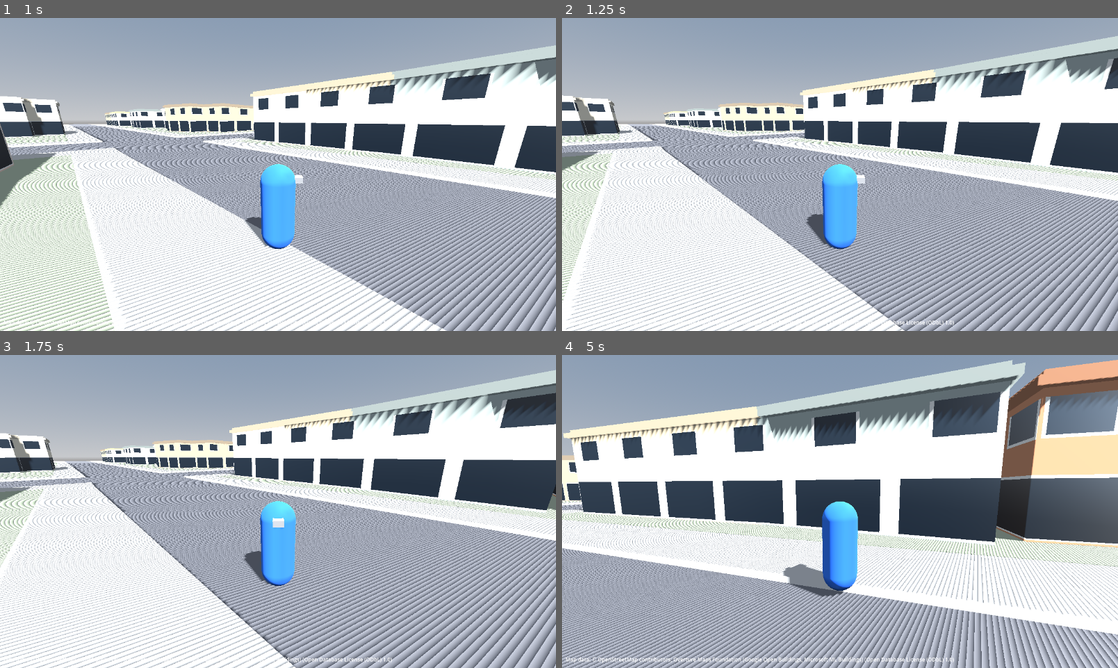
Above: before the commit, frames 1-4 (two rows, left to right).
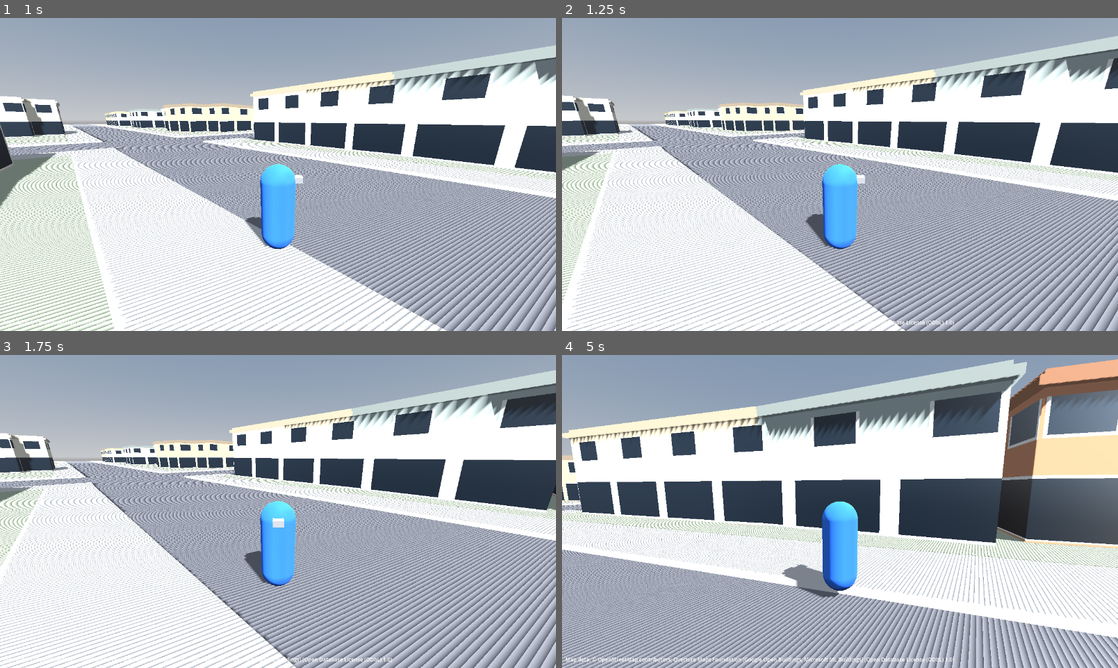
Above: after the commit, the same moments.

Repository: facundouferer/resistencia
Game: Godot game, scene res://scenes/main/main.tscn
Same seed, same stepped clock (60 frames per second), same inputs: the game is played once before the commit and once after it.
Inputs (mouse positions are in pixels of both pictures, inside the frame that each line leads up to):
- Up to frame 1 (1 s): tap Enter at 0.5 s; move the mouse to (400, 158) at 0.52 s; hold D (move_right) from 0.53 s (still down); hold Shift (run) from 0.53 s (still down)
- Up to frame 2 (1.25 s): keep holding D (move_right); keep holding Shift (run)
- Up to frame 3 (1.75 s): move the mouse to (166, 527) at 1.27 s; release D (move_right) at 1.28 s; release Shift (run) at 1.28 s; hold S (move_back) from 1.28 s (still down); click (166, 527) at 1.35 s; tap Shift (run) at 1.55 s
- Up to frame 4 (5 s): move the mouse to (851, 505) at 2.02 s; release S (move_back) at 2.03 s; hold Shift (run) 2.03-2.78 s; hold W (move_forward) from 2.03 s (still down); move the mouse to (834, 517) at 2.77 s; tap Shift (run) at 2.85, 3.8, 4.35 s; move the mouse to (878, 514) at 3.52 s; press the mouse at (878, 514) at 3.53 s; move the mouse to (795, 508) at 4.27 s; release the mouse at (795, 508) at 4.28 s

Frame 1 is identical in both runs. In frame 2, 5.4% of the frame differs, in the area x 0-100%, y 5-100%; in frame 3, 2.2%; in frame 4, 27%, in the area x 0-100%, y 1-100%.

Commit message:
fix(player): step down from the kerb edge
- Release floor snapping when resting on an edge and moving towards its low side
- Regression tests: kerb-edge sweep around every block, descend matrix, corners and shallow angles

Diff:
--- a/scripts/player/player_controller.gd
+++ b/scripts/player/player_controller.gd
@@ -15,10 +15,13 @@
 const STEP_PROBE_LIFT := 0.02
 const GROUND_PROBE_DEPTH := 0.1
 const STEP_MIN_HEIGHT := 0.03
+## Floor normals less vertical than this mean the body rests on an edge.
+const EDGE_NORMAL_Y := 0.999
 @export var camera_path: NodePath = ^"CameraPivot"
 @export var visual_path: NodePath = ^"Visual"
 
 var _gravity: float = ProjectSettings.get_setting("physics/3d/default_gravity")
+@onready var _default_floor_snap := floor_snap_length
 
 @onready var _camera: CameraController = get_node(camera_path)
 @onready var _visual: Node3D = get_node(visual_path)
@@ -37,6 +40,7 @@
 	velocity.x = horizontal.x
 	velocity.z = horizontal.z
 	var stepped := _try_step_up(direction * speed * delta)
+	_release_edge_snap(direction)
 	move_and_slide()
 	if stepped:
 		# Land on top of the step instead of floating for a few frames.
@@ -79,3 +83,17 @@
 		return false  # still blocked: a wall, not a step
 	global_position += up
 	return true
+
+
+## A capsule standing on a curb edge reports a tilted floor normal and floor
+## snapping keeps pulling it back onto the edge, so the player cannot step
+## down. When moving towards the side the edge falls to, snapping is turned
+## off for this frame and gravity takes the body down.
+func _release_edge_snap(direction: Vector3) -> void:
+	floor_snap_length = _default_floor_snap
+	if not is_on_floor() or direction.length_squared() < 1e-6:
+		return
+	var normal := get_floor_normal()
+	var downhill := Vector2(normal.x, normal.z)
+	if normal.y < EDGE_NORMAL_Y and downhill.dot(Vector2(direction.x, direction.z)) > 0.0:
+		floor_snap_length = 0.0
--- a/tests/run_tests.gd
+++ b/tests/run_tests.gd
@@ -42,6 +42,8 @@
 	await _test_walk_every_sidewalk()
 	await _test_step_from_roadway_onto_sidewalk()
 	await _test_curb_climb_matrix()
+	await _test_curb_descend_matrix()
+	await _test_step_down_from_curb_edge()
 	await _test_buildings_block_the_player()
 	await _test_tree_trunk_blocks_the_player()
 	# Phase 5: persistence
@@ -294,8 +296,16 @@
 	await _free(main)
 
 
-## Two sides of every block, walking and running, at five approach angles.
+## Two sides of every block, walking and running, at five angles, up and down.
 func _test_curb_climb_matrix() -> void:
+	await _curb_matrix(true)
+
+
+func _test_curb_descend_matrix() -> void:
+	await _curb_matrix(false)
+
+
+func _curb_matrix(climbing: bool) -> void:
 	var main := await _spawn_main(REAL_MAIN_SCENE)
 	var world: ResistanceWorld = main.get_node("World")
 	var failed: Array[String] = []
@@ -313,14 +323,104 @@
 			for running in [false, true]:
 				for angle_deg in [-45.0, -20.0, 0.0, 20.0, 45.0]:
 					var dir := outward.rotated(Vector3.UP, deg_to_rad(angle_deg))
-					var start := on_sidewalk + dir * (4.0 / cos(deg_to_rad(angle_deg))) + Vector3(0, 0.1, 0)
-					var reached := await _walk_path(main, start, [on_sidewalk], -1.0, 600, running)
+					var on_road := on_sidewalk + dir * (4.0 / cos(deg_to_rad(angle_deg)))
+					var start := (on_road if climbing else on_sidewalk) + Vector3(0, 0.3, 0)
+					var target := on_sidewalk if climbing else on_road
+					var reached := await _walk_path(main, start, [target], -1.0, 600, running)
 					await _frames(5)
 					var y := _player(main).global_position.y
+					var expected_y := 0.15 if climbing else 0.0
 					total += 1
-					if not reached or absf(y - 0.15) > 0.05:
+					if not reached or absf(y - expected_y) > 0.05:
 						failed.append("%s side%d %s %d° y=%.2f" % [block, side, "run" if running else "walk", angle_deg, y])
-	_check(failed.is_empty(), "curb climbed in %d/%d approaches %s" % [total - failed.size(), total, failed])
+	# Corners: leave/enter each sidewalk corner diagonally, through the intersection.
+	for block in world.metadata["blocks"]:
+		var center := _ring_center(world.metadata["blocks"][block]["lot"][0])
+		var path: Array = world.metadata["blocks"][block]["sidewalk_path"]
+		for i in path.size() - 1:
+			var corner := GeoReference.local_to_godot(path[i])
+			var out_dir := corner - center
+			out_dir.y = 0
+			var on_road := corner + out_dir.normalized() * 4.0
+			for running in [false, true]:
+				var start := (on_road if climbing else corner) + Vector3(0, 0.3, 0)
+				var target := corner if climbing else on_road
+				var reached := await _walk_path(main, start, [target], -1.0, 600, running)
+				await _frames(5)
+				var y := _player(main).global_position.y
+				total += 1
+				if not reached or absf(y - (0.15 if climbing else 0.0)) > 0.05:
+					failed.append("%s corner%d %s y=%.2f" % [block, i, "run" if running else "walk", y])
+	# Shallow angles: almost parallel to the kerb.
+	for block in world.metadata["blocks"]:
+		var path: Array = world.metadata["blocks"][block]["sidewalk_path"]
+		var center := _ring_center(world.metadata["blocks"][block]["lot"][0])
+		var a := GeoReference.local_to_godot(path[0])
+		var b := GeoReference.local_to_godot(path[1])
+		var on_sidewalk := (a + b) / 2.0
+		var tangent := (b - a).normalized()
+		var outward := on_sidewalk - center
+		outward = (outward - tangent * outward.dot(tangent)).normalized()
+		for angle_deg in [-75.0, 75.0]:
+			var dir := outward.rotated(Vector3.UP, deg_to_rad(angle_deg))
+			var on_road := on_sidewalk + dir * (4.0 / cos(deg_to_rad(angle_deg)))
+			var start := (on_road if climbing else on_sidewalk) + Vector3(0, 0.3, 0)
+			var target := on_sidewalk if climbing else on_road
+			var reached := await _walk_path(main, start, [target], -1.0, 900, false)
+			await _frames(5)
+			var y := _player(main).global_position.y
+			total += 1
+			if not reached or absf(y - (0.15 if climbing else 0.0)) > 0.05:
+				failed.append("%s shallow %d° y=%.2f" % [block, angle_deg, y])
+	_check(failed.is_empty(), "curb %s in %d/%d approaches %s" % [
+		"climbed" if climbing else "descended", total - failed.size(), total, failed])
+	await _free(main)
+
+
+## Regression: standing right on the kerb edge (capsule half over the road),
+## floor snapping kept the player on the edge (user report, saved position
+## (23.73, 0.15, -17.86) next to Pueyrredón x Santa Fe). Samples every 7 m
+## along every side of every block, plus the reported position.
+func _test_step_down_from_curb_edge() -> void:
+	var main := await _spawn_main(REAL_MAIN_SCENE)
+	var world: ResistanceWorld = main.get_node("World")
+	var half_width: float = world.metadata["estimation_rules"]["sidewalk_width_m"] / 2.0
+	var cases: Array = []  # [edge position, outward direction]
+	for block in world.metadata["blocks"]:
+		var path: Array = world.metadata["blocks"][block]["sidewalk_path"]
+		var center := _ring_center(world.metadata["blocks"][block]["lot"][0])
+		for side in path.size() - 1:
+			var a := GeoReference.local_to_godot(path[side])
+			var b := GeoReference.local_to_godot(path[side + 1])
+			var tangent := (b - a).normalized()
+			var outward := (a + b) / 2.0 - center
+			outward = (outward - tangent * outward.dot(tangent)).normalized()
+			var d := 7.0
+			while d < a.distance_to(b) - 7.0:
+				cases.append([a + tangent * d + outward * (half_width - 0.005) + Vector3(0, 0.15, 0), outward])
+				d += 7.0
+	cases.append([Vector3(23.7290554046631, 0.149513557553291, -17.8599338531494), Vector3(-0.7071, 0, -0.7071)])
+	var failed: Array[String] = []
+	var total := 0
+	var player := _player(main)
+	var camera := _camera(main)
+	for c in cases:
+		for angle_deg in [-45.0, 0.0, 45.0]:
+			player.global_position = c[0]
+			player.velocity = Vector3.ZERO
+			await _frames(3)
+			var dir: Vector3 = c[1].rotated(Vector3.UP, deg_to_rad(angle_deg))
+			camera.yaw = atan2(-dir.x, -dir.z)
+			camera.apply_look(Vector2.ZERO)
+			Input.action_press("move_forward")
+			await _frames(90)
+			Input.action_release("move_forward")
+			await _frames(5)
+			total += 1
+			var pos := player.global_position
+			if pos.y > 0.05 or _horizontal(pos - c[0]).length() < 1.5:
+				failed.append("%s %d° y=%.2f" % [c[0].snapped(Vector3.ONE * 0.1), angle_deg, pos.y])
+	_check(failed.is_empty(), "player steps down from the kerb edge in %d/%d cases %s" % [total - failed.size(), total, failed.slice(0, 5)])
 	await _free(main)
 
 
Not shown, changed: docs/progress.md
